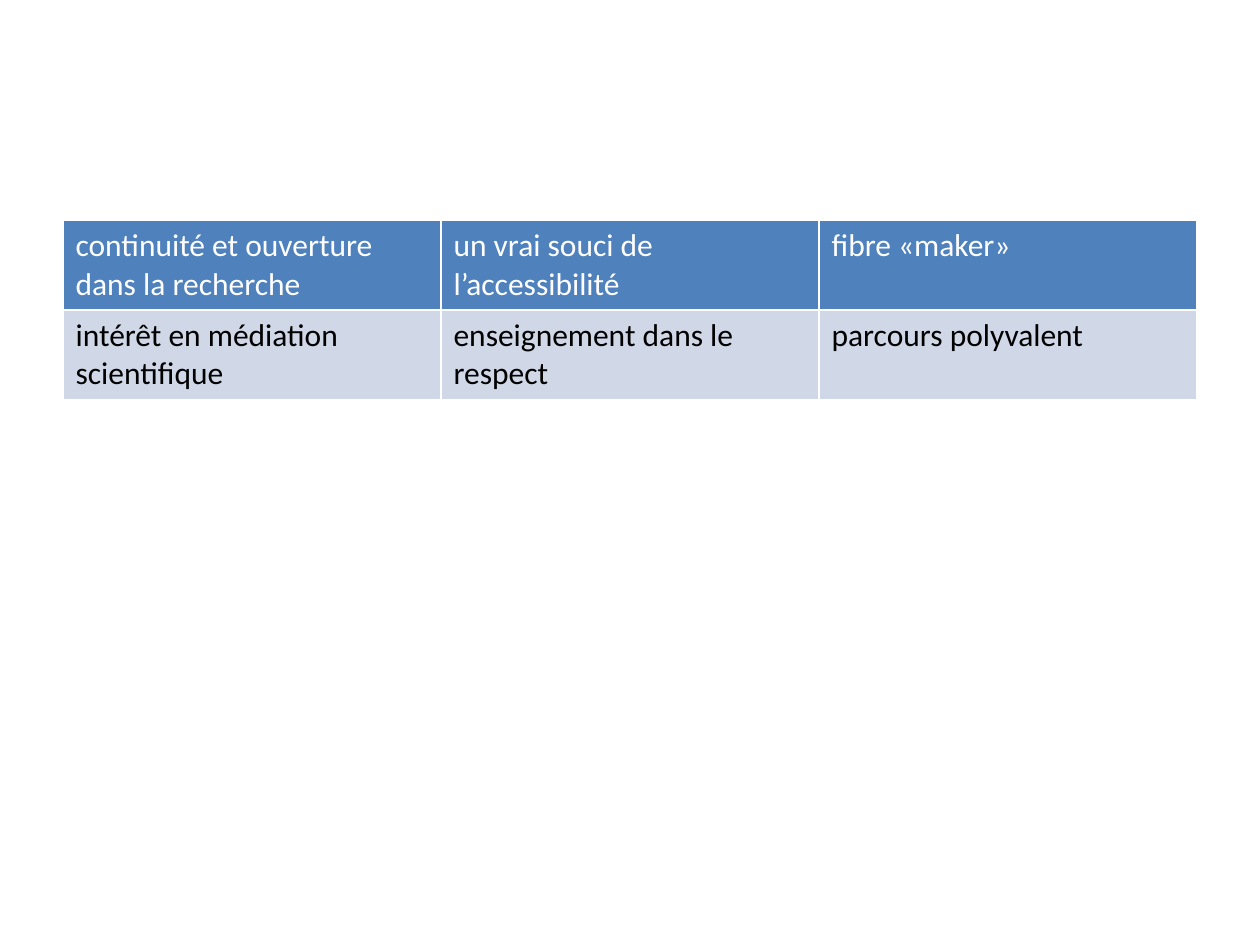
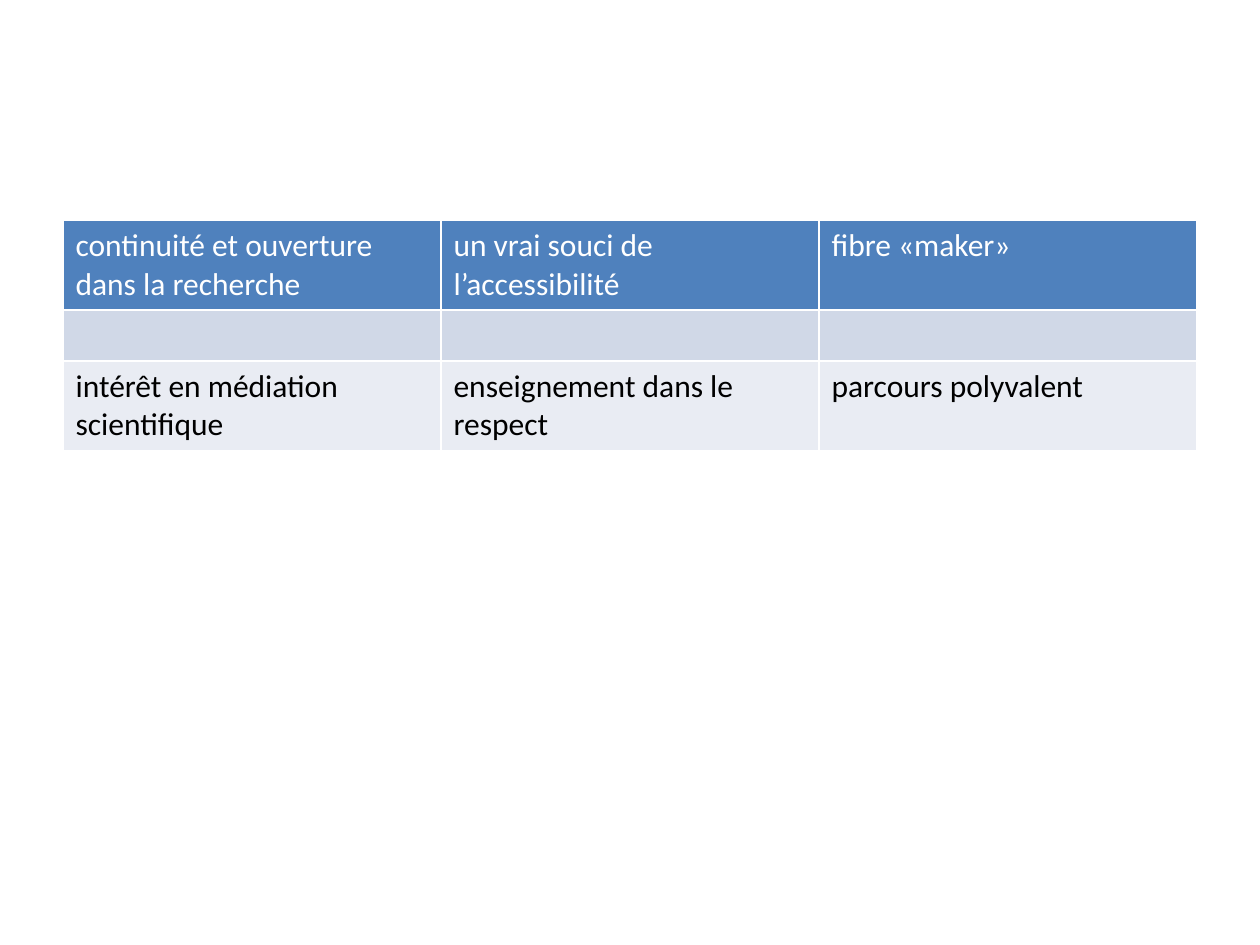
Before and after one commit to albamath/Marseille, a slide deck: slide 26 of 2020-06-01.pptx. Drawn at 1260x945 pixels with LibreOffice and Linux fonts; fonts in the diff are those of the drawing. Boxes give left, top, right and bottom in pixels: in the first picture for what was removed or moved away, otherwise in the second. Text is boxed around its words. In the diff, an @@ line names an element or a change of style, - is before the commit and + after.

```diff
--- a/2020-06-01.pptx
+++ b/2020-06-01.pptx
@@ table at (63,220,1197,843) @@
+row 2:  |  | 
```
Also in this commit, not shown: 13 other slides changed, 5 other files.
